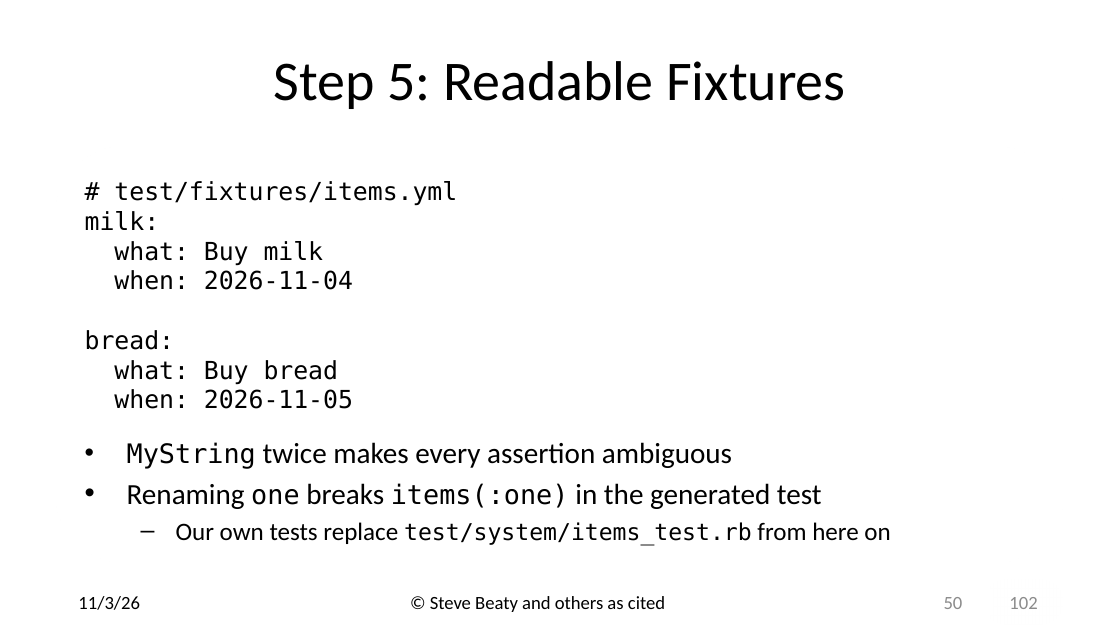
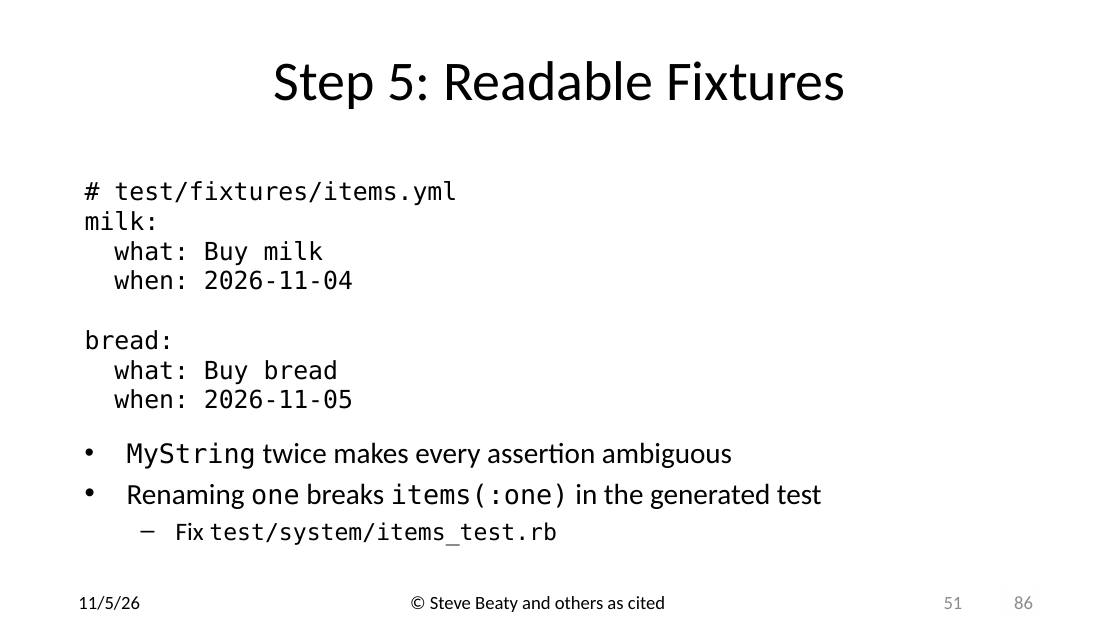
Before and after one commit to drb80/WebAppDev, a slide deck: slide 51 of Slides/Selenium and Capybara.pptx (slide 50 before the commit). Drawn at 1120x630 pixels with LibreOffice and Linux fonts; fonts in the diff are those of the drawing; background and template pictures are left out. Boxes give left, top, right and bottom in pixels: in the first picture for what was removed or moved away, otherwise in the second. Text is boxed around its words. In the diff, an @@ line names an element or a change of style, - is before the commit and + after.

```diff
--- a/Slides/Selenium and Capybara.pptx
+++ b/Slides/Selenium and Capybara.pptx
@@ text at (x1=176, y1=522, x2=557, y2=546): text changed; size 21.5 to 19.8 pt; font Calibri to DejaVu Sans Mono @@
-– Our own tests replace test/system/items_test.rb from here on
+– Fix test/system/items_test.rb
@@ text at (x1=78, y1=596, x2=140, y2=610): text changed @@
-11/3/26
+11/5/26
@@ page number at (x1=944, y1=597, x2=963, y2=609): text changed @@
-50
+51
@@ text at (x1=1014, y1=596, x2=1033, y2=609): text changed @@
-102
+86
```
Also in this commit, not shown: 84 other slides changed, 1 slide added, 17 slides removed, 1 other file.
